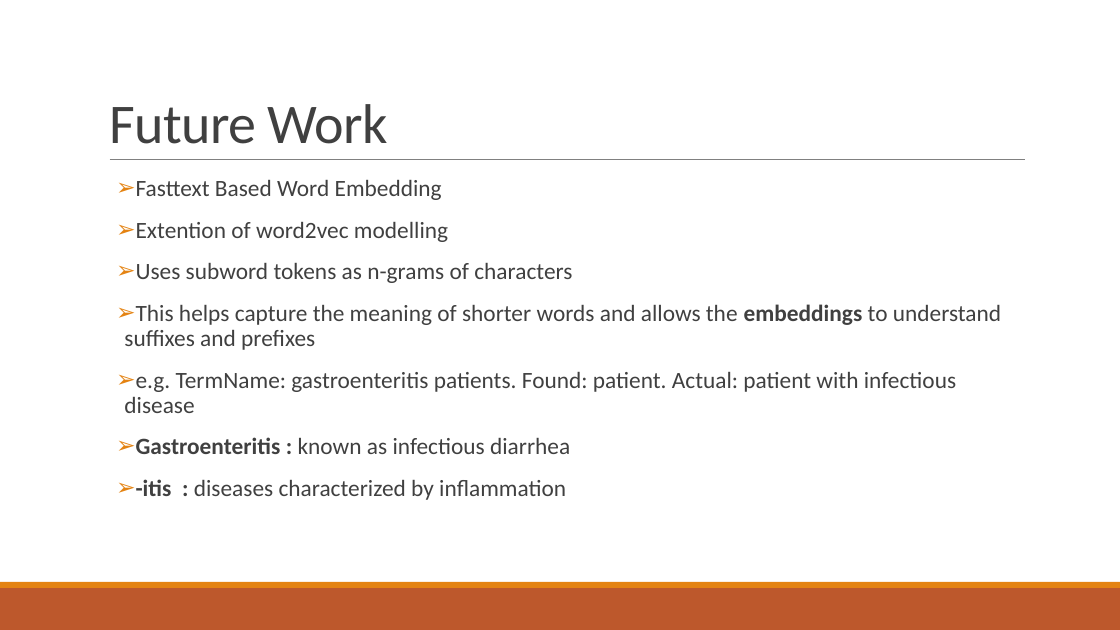
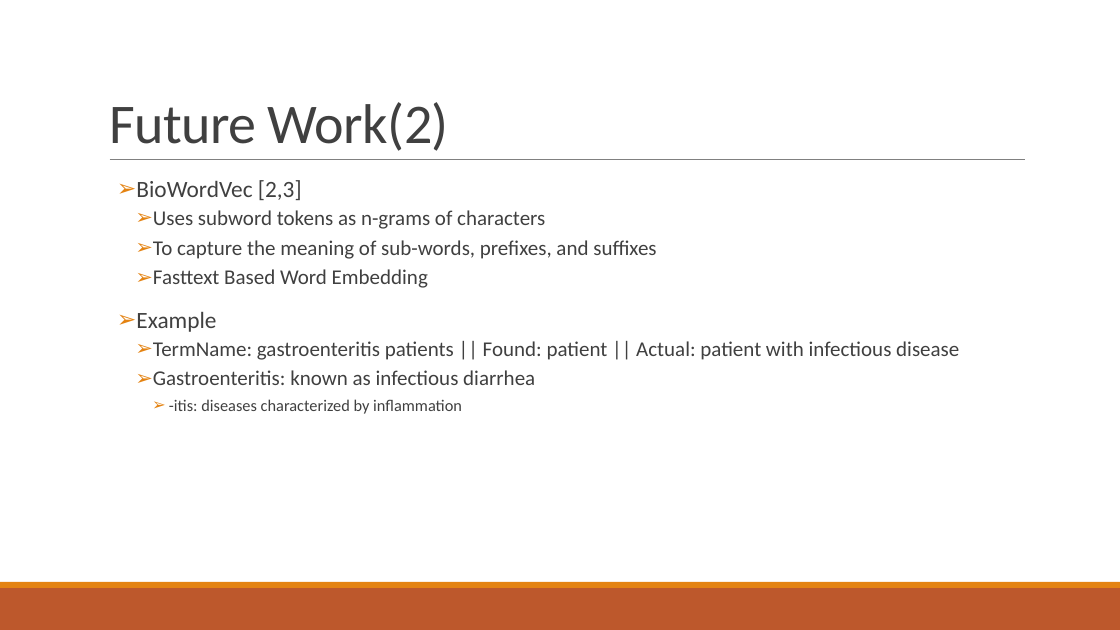
Before and after one commit to abdullahyldz/Cmpe493TermProject, a slide deck: slide 18 of Presentation/Final Presentation/Final Presentation.pptx (slide 20 before the commit). Drawn at 1120x630 pixels with LibreOffice and Linux fonts; fonts in the diff are those of the drawing. Boxes give left, top, right and bottom in pixels: in the first picture for what was removed or moved away, otherwise in the second. Text is boxed around its words. In the diff, an @@ line names an element or a change of style, - is before the commit and + after.

```diff
--- a/Presentation/Final Presentation/Final Presentation.pptx
+++ b/Presentation/Final Presentation/Final Presentation.pptx
@@ title at box(109, 102, 449, 151): text changed @@
-Future Work
+Future Work(2)
@@ text at box(136, 180, 656, 259): paragraphs added @@
+➢ BioWordVec [2,3]
+  ➢ Uses subword tokens as n-grams of characters
+  ➢ To capture the meaning of sub-words, prefixes, and suffixes
@@ text at box(153, 269, 428, 288): size 20 to 18 pt in "Fasttext Based Word Embedding"; list level 1 to 2 in "Fasttext Based Word Embedding" @@
@@ text at box(136, 312, 959, 414): text changed; size 20 to 18 pt @@
-➢ Extention of word2vec modelling
-➢ Uses subword tokens as n-grams of characters
-➢ This helps capture the meaning of shorter words and allows the embeddings to understand suffixes and prefixes
-➢ e.g. TermName: gastroenteritis patients. Found: patient. Actual: patient with infectious disease
-➢ Gastroenteritis : known as infectious diarrhea
-➢ -itis : diseases characterized by inflammation
+➢ Example
+  ➢ TermName: gastroenteritis patients || Found: patient || Actual: patient with infectious disease
+  ➢ Gastroenteritis: known as infectious diarrhea
+    ➢ -itis: diseases characterized by inflammation
```
Also in this commit, not shown: 19 other slides changed, 1 slide added, 1 slide removed.
